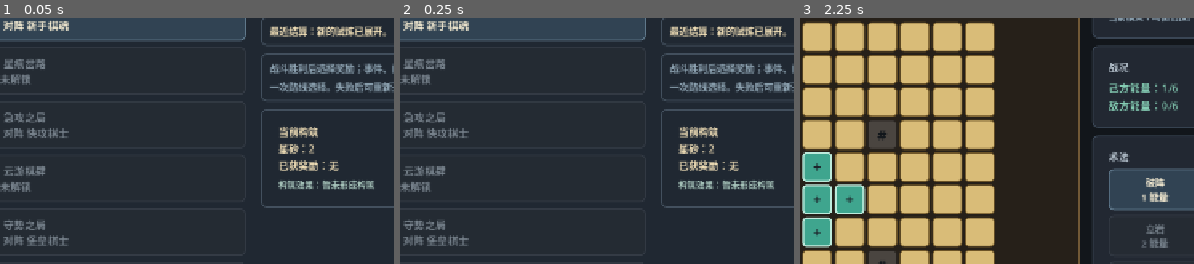
Above: before the commit, frames 1-3 (left to right).
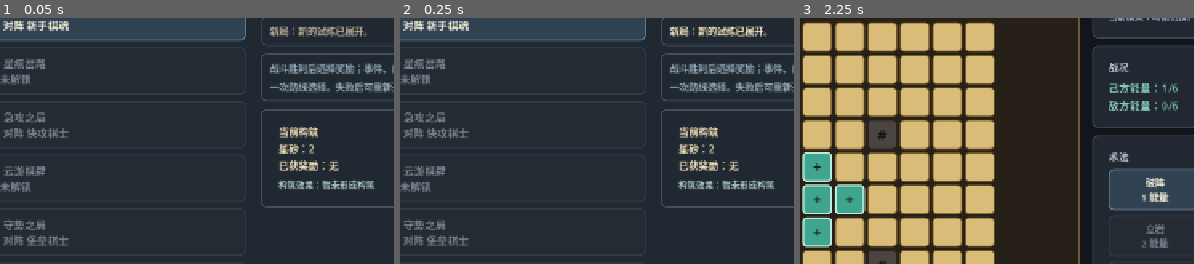
Above: after the commit, the same moments.

Repository: eason522/game
Game: Godot game, scene res://scenes/roguelike/RunMapScene.tscn
Same seed, same stepped clock (60 frames per second), same inputs: the game is played once before the commit and once after it.
Inputs:
- Up to frame 1 (0.05 s): no input
- Up to frame 2 (0.25 s): no input
- Up to frame 3 (2.25 s): click "重新开始 Run" at 0.5 s; click "重新开始 Run" at 1.25 s; click "战 试锋之局 可进入 · 对阵 新手棋魂" at 2 s
The pictures show only the part of the screen within x 32-82%, y 35-85%; the shares and areas given below are measured in that part.

The runs differ from the first frame. In frame 1, 0.9% of the frame differs, in the area x 68-98%, y 3-8%; in frame 2, 0.9%; in frame 3, nothing differs.

Commit message:
Polish settlement feedback

Diff:
--- a/scripts/game/BattleScene.gd
+++ b/scripts/game/BattleScene.gd
@@ -19,6 +19,7 @@
 
 var status_label: Label
 var feedback_label: Label
+var result_banner_label: Label
 var turn_label: Label
 var move_count_label: Label
 var energy_label: Label
@@ -66,6 +67,7 @@
 var feedback_log: Array = []
 var feedback_flashes: Dictionary = {}
 var feedback_flash_token := 0
+var result_banner_tween: Tween
 
 var empty_style: StyleBoxFlat
 var spirit_style: StyleBoxFlat
@@ -245,6 +247,17 @@
 	feedback_label.add_theme_stylebox_override("normal", panel_style)
 	status_box.add_child(feedback_label)
 
+	result_banner_label = Label.new()
+	result_banner_label.visible = false
+	result_banner_label.custom_minimum_size = Vector2(0, 58)
+	result_banner_label.horizontal_alignment = HORIZONTAL_ALIGNMENT_CENTER
+	result_banner_label.vertical_alignment = VERTICAL_ALIGNMENT_CENTER
+	result_banner_label.autowrap_mode = TextServer.AUTOWRAP_WORD_SMART
+	result_banner_label.add_theme_font_size_override("font_size", 24)
+	result_banner_label.add_theme_color_override("font_color", Color("#fff4d6"))
+	result_banner_label.add_theme_stylebox_override("normal", status_panel_style)
+	main.add_child(result_banner_label)
+
 	var content := HBoxContainer.new()
 	content.size_flags_vertical = Control.SIZE_EXPAND_FILL
 	content.add_theme_constant_override("separation", 20)
@@ -462,6 +475,7 @@
 	break_array_active = false
 	twin_piece_active = false
 	_clear_feedback()
+	_hide_result_banner()
 	_begin_turn(BoardState.PLAYER)
 	_set_status("对阵 %s：选择空格落子，或先使用术法。" % enemy_ai.get_profile_name())
 	_show_feedback("战斗开始：己方获得起始能量 %d/%d。" % [player_energy, energy_max], [], "")
@@ -850,6 +864,7 @@
 		var winner := "你获胜" if owner == BoardState.PLAYER else "敌方获胜"
 		_record_battle_result(owner == BoardState.PLAYER)
 		_set_status("%s：连线 %s。可以重新开始。" % [winner, _format_line(winning_line)])
+		_show_result_banner(owner == BoardState.PLAYER, _format_line(winning_line))
 		_refresh_board()
 		return
 
@@ -864,6 +879,7 @@
 	game_over = true
 	_record_battle_result(false)
 	_set_status("平局。可以重新开始。")
+	_show_result_banner(false, "棋盘已无可落子")
 	_refresh_board()
 
 
@@ -893,6 +909,39 @@
 
 	if feedback_label != null:
 		feedback_label.text = "最近动作会显示在这里。"
+
+
+func _hide_result_banner() -> void:
+	if result_banner_tween != null:
+		result_banner_tween.kill()
+		result_banner_tween = null
+
+	if result_banner_label != null:
+		result_banner_label.visible = false
+		result_banner_label.modulate = Color(1, 1, 1, 1)
+		result_banner_label.scale = Vector2.ONE
+
+
+func _show_result_banner(player_won: bool, detail: String) -> void:
+	if result_banner_label == null:
+		return
+
+	if result_banner_tween != null:
+		result_banner_tween.kill()
+
+	var title := "胜利" if player_won else "失利"
+	var hint := "返回路线领取战利品" if player_won and launched_from_run else "重新整备后再战"
+	var banner_style := _make_panel_style(Color("#243f35") if player_won else Color("#472e31"), Color("#f0c65a") if player_won else Color("#d87568"))
+
+	result_banner_label.text = "%s  ·  %s\n%s" % [title, detail, hint]
+	result_banner_label.add_theme_stylebox_override("normal", banner_style)
+	result_banner_label.visible = true
+	result_banner_label.modulate = Color(1, 1, 1, 0.0)
+	result_banner_label.scale = Vector2.ONE
+	result_banner_tween = create_tween()
+	result_banner_tween.tween_property(result_banner_label, "modulate", Color(1, 1, 1, 1), 0.18)
+	result_banner_tween.tween_property(result_banner_label, "scale", Vector2(1.02, 1.02), 0.12)
+	result_banner_tween.tween_property(result_banner_label, "scale", Vector2.ONE, 0.12)
 
 
 func _show_feedback(text: String, target_cells: Array = [], kind: String = "skill") -> void:
--- a/scripts/roguelike/RunMapScene.gd
+++ b/scripts/roguelike/RunMapScene.gd
@@ -21,6 +21,8 @@
 var node_list: VBoxContainer
 var node_buttons: Array = []
 var reward_buttons: Array = []
+var last_rendered_feedback := ""
+var settlement_tween: Tween
 var panel_style: StyleBoxFlat
 var button_style: StyleBoxFlat
 var button_hover_style: StyleBoxFlat
@@ -374,7 +376,7 @@
 		return
 
 	if settlement_label != null:
-		settlement_label.text = "最近结算：%s" % ("暂无" if run_state.last_feedback.is_empty() else run_state.last_feedback)
+		_refresh_settlement_feedback()
 
 	if run_state.run_completed:
 		status_label.text = "本轮 Run 已通关：岩王之局告破。可以开始新 Run。"
@@ -464,6 +466,75 @@
 
 	var lines := reward_generator.get_build_summary_lines(run_state)
 	build_summary_label.text = "构筑效果：%s" % " / ".join(lines)
+
+
+func _refresh_settlement_feedback() -> void:
+	var feedback := "暂无" if run_state.last_feedback.is_empty() else run_state.last_feedback
+	var kind_label := _feedback_kind_label(run_state.last_feedback_kind)
+	var rendered := "%s：%s" % [kind_label, feedback]
+	settlement_label.text = rendered
+	settlement_label.add_theme_stylebox_override("normal", _settlement_style_for_kind(run_state.last_feedback_kind))
+	settlement_label.add_theme_color_override("font_color", _settlement_text_color_for_kind(run_state.last_feedback_kind))
+
+	if rendered != last_rendered_feedback:
+		last_rendered_feedback = rendered
+		_pulse_settlement_feedback()
+
+
+func _pulse_settlement_feedback() -> void:
+	if settlement_label == null:
+		return
+
+	if settlement_tween != null:
+		settlement_tween.kill()
+
+	settlement_label.modulate = Color(1, 1, 1, 0.62)
+	settlement_tween = create_tween()
+	settlement_tween.tween_property(settlement_label, "modulate", Color(1, 1, 1, 1), 0.22)
+
+
+func _feedback_kind_label(kind: String) -> String:
+	match kind:
+		"run_start":
+			return "新局"
+		"victory":
+			return "战斗胜利"
+		"defeat":
+			return "战斗失利"
+		"complete":
+			return "通关"
+		"reward_claimed":
+			return "奖励领取"
+		"choice_pending":
+			return "路线选择"
+		"choice_claimed":
+			return "节点结算"
+		"progress":
+			return "推进"
+		_:
+			return "最近结算"
+
+
+func _settlement_style_for_kind(kind: String) -> StyleBoxFlat:
+	match kind:
+		"victory", "complete", "reward_claimed":
+			return _make_panel_style(Color("#283b32"), Color("#d8b64d"))
+		"defeat":
+			return _make_panel_style(Color("#432d31"), Color("#d87568"))
+		"choice_pending", "choice_claimed":
+			return _make_panel_style(Color("#303246"), Color("#8da5d8"))
+		_:
+			return panel_style
+
+
+func _settlement_text_color_for_kind(kind: String) -> Color:
+	match kind:
+		"defeat":
+			return Color("#ffd0c8")
+		"choice_pending", "choice_claimed":
+			return Color("#dbe6ff")
+		_:
+			return Color("#f1dfb7")
 
 
 func _apply_node_button_style(button: Button, node: Dictionary) -> void:
--- a/scripts/roguelike/RunState.gd
+++ b/scripts/roguelike/RunState.gd
@@ -23,6 +23,7 @@
 var run_failed := false
 var coins := 2
 var last_feedback := ""
+var last_feedback_kind := ""
 
 
 func _init(route_nodes: Array = []) -> void:
@@ -46,6 +47,7 @@
 	run_failed = false
 	coins = 2
 	last_feedback = "新的试炼已展开。"
+	last_feedback_kind = "run_start"
 
 	if nodes.is_empty():
 		return
@@ -89,6 +91,7 @@
 		nodes[current_index]["status"] = STATUS_FAILED
 		run_failed = true
 		last_feedback = "%s 失利：本轮 Run 已锁定。" % nodes[current_index].get("title", "战斗")
+		last_feedback_kind = "defeat"
 		return
 
 	nodes[current_index]["status"] = STATUS_COMPLETED
@@ -96,17 +99,20 @@
 	if nodes[current_index].get("type", "") == NODE_BOSS:
 		run_completed = true
 		last_feedback = "%s 胜利：岩王之局告破。" % nodes[current_index].get("title", "Boss")
+		last_feedback_kind = "complete"
 		return
 
 	if not reward_options.is_empty():
 		pending_rewards = reward_options.duplicate(true)
 		pending_reward_node_index = current_index
 		last_feedback = "%s 胜利：选择一个战利品后继续前进。" % nodes[current_index].get("title", "战斗")
+		last_feedback_kind = "victory"
 		return
 
 	var completed_title: String = nodes[current_index].get("title", "路线节点")
 	_advance_after_completed_node()
 	last_feedback = "%s 完成。%s" % [completed_title, _current_progress_feedback()]
+	last_feedback_kind = "progress"
 
 
 func claim_reward(reward_id: String) -> bool:
@@ -125,6 +131,7 @@
 		pending_reward_node_index = -1
 		_advance_after_completed_node()
 		last_feedback = "获得奖励：%s。%s" % [reward.get("title", "未知奖励"), _current_progress_feedback()]
+		last_feedback_kind = "reward_claimed"
 		return true
 
 	return false
@@ -146,6 +153,7 @@
 	pending_node_choices = choice_options.duplicate(true)
 	pending_choice_node_index = current_index
 	last_feedback = "%s：选择一项处理方式后继续前进。" % node.get("title", "路线节点")
+	last_feedback_kind = "choice_pending"
 	return true
 
 
@@ -173,6 +181,7 @@
 		pending_choice_node_index = -1
 		_advance_after_completed_node()
 		last_feedback = "%s 完成：%s。%s" % [completed_title, choice.get("title", "路线选择"), _current_progress_feedback()]
+		last_feedback_kind = "choice_claimed"
 		return true
 
 	return false
@@ -296,6 +305,7 @@
 		"run_failed": run_failed,
 		"coins": coins,
 		"last_feedback": last_feedback,
+		"last_feedback_kind": last_feedback_kind,
 	}
 
 
@@ -311,6 +321,7 @@
 	run_failed = data.get("run_failed", false)
 	coins = data.get("coins", 2)
 	last_feedback = data.get("last_feedback", "")
+	last_feedback_kind = data.get("last_feedback_kind", "")
 
 
 func _current_progress_feedback() -> String:
--- a/tests/battle_feedback_smoke.gd
+++ b/tests/battle_feedback_smoke.gd
@@ -23,6 +23,11 @@
 		if not initial_text.contains("战斗开始"):
 			failures.append("battle feedback: expected initial feedback text")
 
+	if scene.result_banner_label == null:
+		failures.append("battle feedback: expected result banner label to exist")
+	elif scene.result_banner_label.visible:
+		failures.append("battle feedback: result banner should start hidden")
+
 	scene._show_feedback("测试反馈：术法作用于 A1。", [Vector2i(0, 0)], "skill")
 	await process_frame
 
@@ -31,6 +36,14 @@
 
 	if not scene.feedback_flashes.has(Vector2i(0, 0)):
 		failures.append("battle feedback: expected target cell to be flashed")
+
+	scene._show_result_banner(true, "A1-E1")
+	await process_frame
+
+	if scene.result_banner_label == null or not scene.result_banner_label.visible:
+		failures.append("battle feedback: expected result banner to become visible")
+	elif not scene.result_banner_label.text.contains("胜利") or not scene.result_banner_label.text.contains("A1-E1"):
+		failures.append("battle feedback: expected result banner to describe the outcome")
 
 	scene.queue_free()
 
--- a/tests/roguelike_run_smoke.gd
+++ b/tests/roguelike_run_smoke.gd
@@ -391,6 +391,10 @@
 		failures.append("run settlement feedback: victory should explain pending reward")
 		return
 
+	if state.last_feedback_kind != "victory":
+		failures.append("run settlement feedback: victory should be typed for UI feedback")
+		return
+
 	var claimed_reward: Dictionary = reward_options[0]
 	state.claim_reward(claimed_reward.get("id", ""))
 
@@ -398,6 +402,10 @@
 		failures.append("run settlement feedback: reward claim should explain progression")
 		return
 
+	if state.last_feedback_kind != "reward_claimed":
+		failures.append("run settlement feedback: reward claim should be typed for UI feedback")
+		return
+
 	var choices := generator.generate_node_choices(state, state.get_current_node())
 	state.open_node_choices(choices)
 
@@ -405,14 +413,25 @@
 		failures.append("run settlement feedback: route choice should explain pending choice")
 		return
 
+	if state.last_feedback_kind != "choice_pending":
+		failures.append("run settlement feedback: route choice should be typed for UI feedback")
+		return
+
 	state.claim_node_choice(choices[0].get("id", ""))
 
 	if not state.last_feedback.contains("完成") or not state.last_feedback.contains("下一站"):
 		failures.append("run settlement feedback: route choice claim should explain progression")
 		return
 
+	if state.last_feedback_kind != "choice_claimed":
+		failures.append("run settlement feedback: route choice claim should be typed for UI feedback")
+		return
+
 	var restored := RunStateScript.new()
 	restored.load_from_dict(state.to_dict())
 
 	if restored.last_feedback != state.last_feedback:
 		failures.append("run settlement feedback: feedback should roundtrip through save data")
+
+	if restored.last_feedback_kind != state.last_feedback_kind:
+		failures.append("run settlement feedback: feedback type should roundtrip through save data")
Not shown, changed: DEVELOPMENT_PLAN.md
Not shown, changed: README.md
